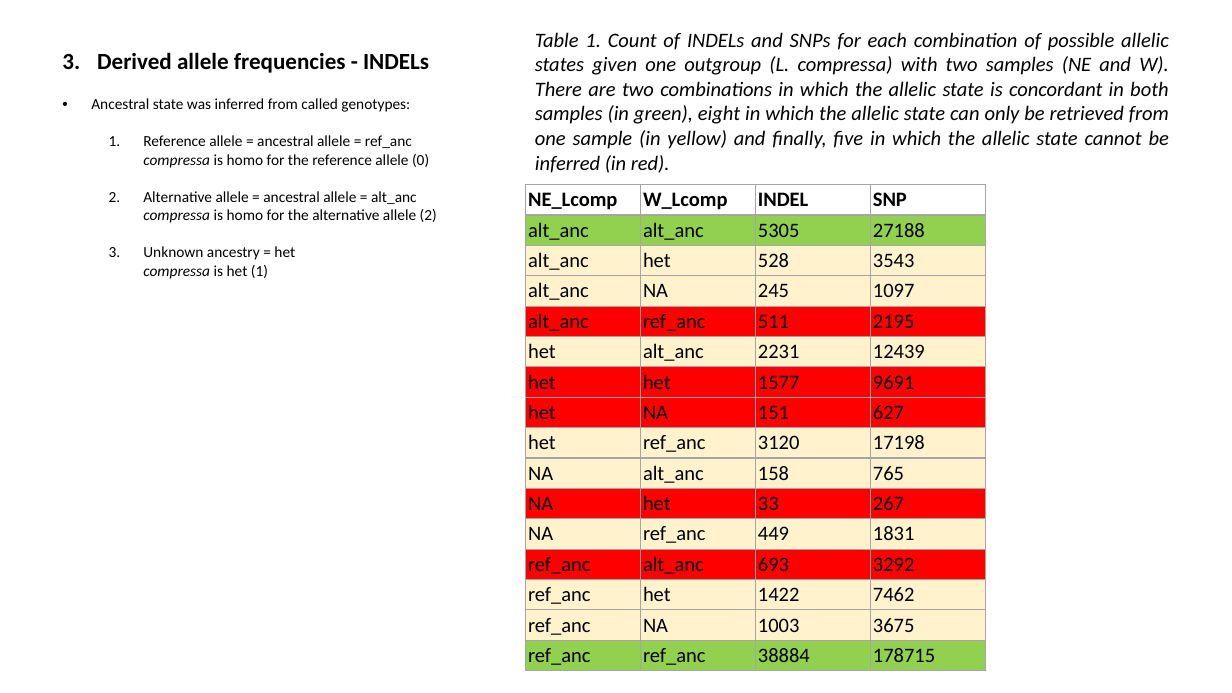
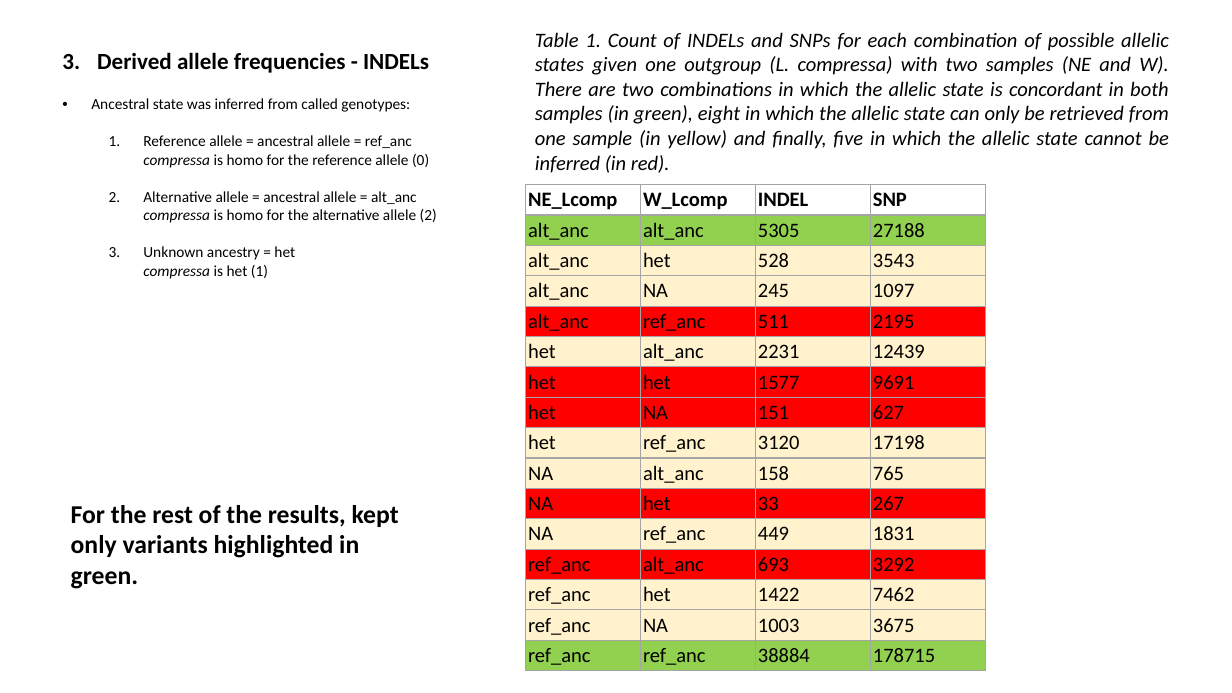
Before and after one commit to sam0per/Littorina_saxatilis_short_variants, a slide deck: slide 19 of short_genetic_variants/docs/short_indels.pptx (slide 16 before the commit). Drawn at 1232x693 pixels with LibreOffice and Linux fonts; fonts in the diff are those of the drawing. Boxes give left, top, right and bottom in pixels: in the first picture for what was removed or moved away, otherwise in the second. Text is boxed around its words. In the diff, an @@ line names an element or a change of style, - is before the commit and + after.

```diff
--- a/short_genetic_variants/docs/short_indels.pptx
+++ b/short_genetic_variants/docs/short_indels.pptx
@@ text added at (x1=71, y1=505, x2=399, y2=558), 20 pt, text #000000, bold @@
+For the rest of the results, kept only variants highlighted in green.
```
Also in this commit, not shown: 1 other slide changed, 3 slides added, 4 other files.
